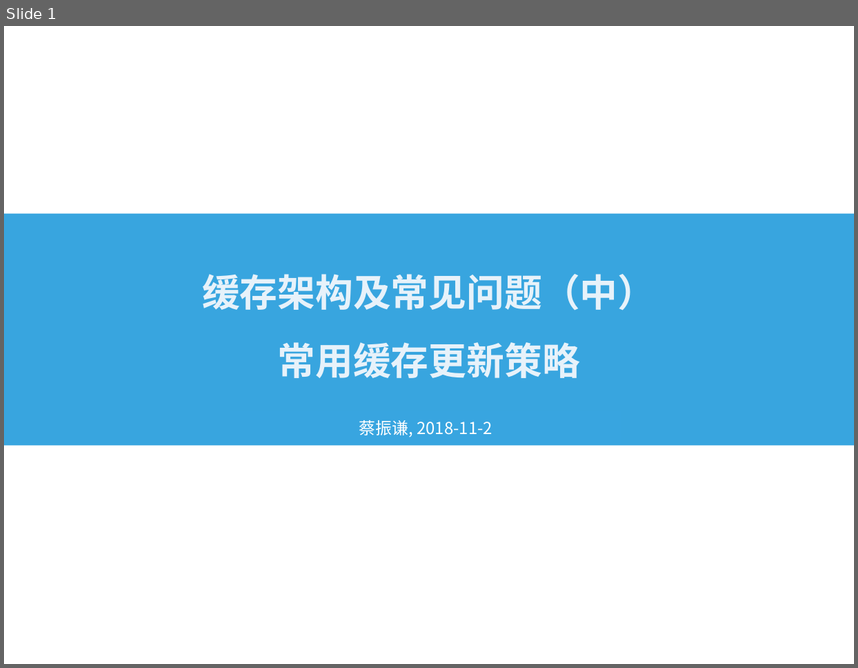
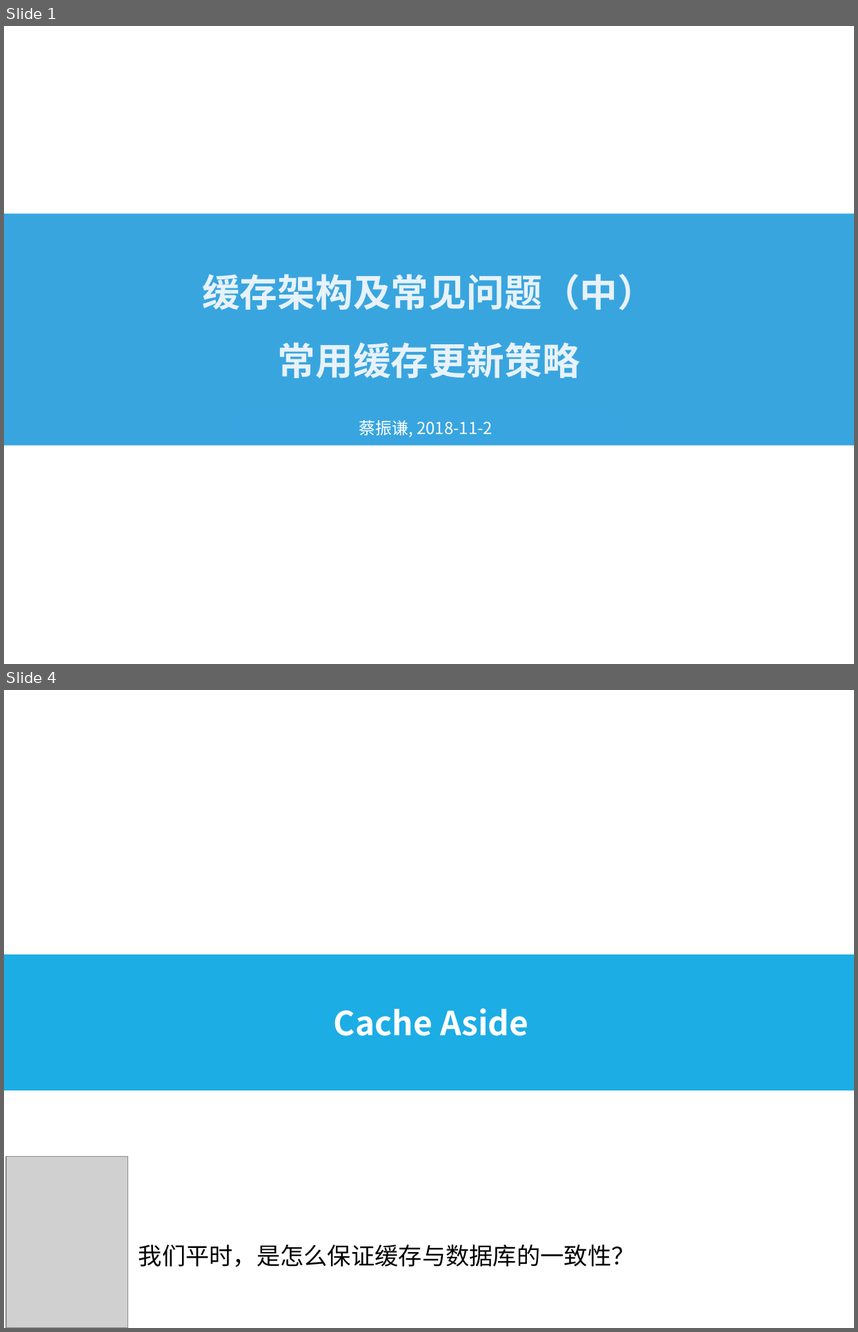
Before and after one commit to HeyFL/xmind, a slide deck: 分享 PPT/缓存架构及常见问题（中）-常见缓存更新方式.ppt. Shown one above the other, each under a label of ours: slide 1 before the commit, slides 1 and 4 after it; the slides between them are not shown. The pictures are 858x668 and 858x1332 pixels, drawn with LibreOffice and Linux fonts; fonts in the diff are those of the drawing; grey boxes stand for pictures; background and template pictures are left out. Boxes give left, top, right and bottom in pixels: in the first picture for what was removed or moved away, otherwise in the second. Text is boxed around its words. In the diff, an @@ line names an element or a change of style, - is before the commit and + after.

```diff
--- a/分享 PPT/缓存架构及常见问题（中）-常见缓存更新方式.ppt
+++ b/分享 PPT/缓存架构及常见问题（中）-常见缓存更新方式.ppt
@@ slide 4 added at [4, 690, 854, 1328], background #FFFFFF @@
@@ rectangle added at [4, 955, 854, 1089], fill #1CADE4, outline #1CADE4 2.01 pt, 28 pt, text #FFFFFF, bold @@
+Cache Aside
@@ picture added at [5, 1156, 128, 1328] @@
@@ text added at [139, 1244, 635, 1267], 20 pt, text #000000 @@
+我们平时，是怎么保证缓存与数据库的一致性？
```
Also in this commit, not shown: 11 slides changed.
